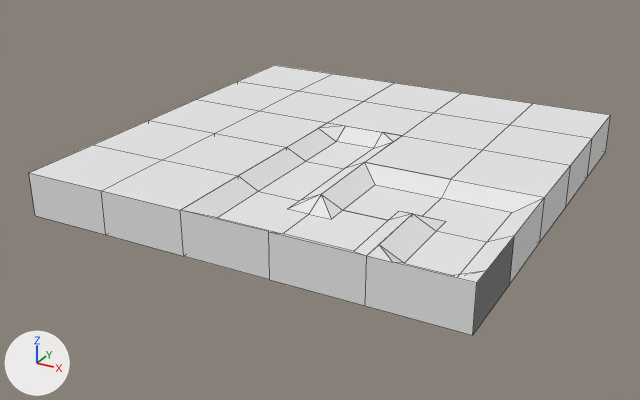
An edit to the OBJ model Assets/Stimuli/60f.obj, drawn before and after from the same camera.
One viewpoint serves both versions: a camera (50 mm lens) standing at (24.91, -13.42, 7.57) and looking at (15.66, 3.4, -0.83). Lighting does not change. The marker at lower left points along +X, +Y and +Z. Mesh edges are drawn as thin lines. Where no turn or scale is listed for an object, it has been applied to the vertices. Vertices at the same position are counted once.

Before the edit, the objects in view are built like this:
```python
ob_foil_block_0_0_block_2143 = bpy.data.objects.new('foil.block.0.0_block.2143', me_foil_block_0_0_block_2143)
ob_foil_block_0_0_block_2143.location = (0.0, 0.0, 0.0)
ob_foil_block_0_1_block_2144 = bpy.data.objects.new('foil.block.0.1_block.2144', me_foil_block_0_1_block_2144)
ob_foil_block_0_1_block_2144.location = (0.0, 0.0, 0.0)
ob_foil_block_1_0_block_2148 = bpy.data.objects.new('foil.block.1.0_block.2148', me_foil_block_1_0_block_2148)
ob_foil_block_1_0_block_2148.location = (0.0, 0.0, 0.0)
ob_foil_block_1_1_block_2149 = bpy.data.objects.new('foil.block.1.1_block.2149', me_foil_block_1_1_block_2149)
ob_foil_block_1_1_block_2149.location = (0.0, 0.0, 0.0)
ob_foil_corner_2_0_corner_491 = bpy.data.objects.new('foil.corner.2.0_corner.491', me_foil_corner_2_0_corner_491)
ob_foil_corner_2_0_corner_491.location = (0.0, 0.0, 0.0)
ob_foil_corner_3_1_corner_493 = bpy.data.objects.new('foil.corner.3.1_corner.493', me_foil_corner_3_1_corner_493)
ob_foil_corner_3_1_corner_493.location = (0.0, 0.0, 0.0)
ob_foil_corner_4_1_corner_494 = bpy.data.objects.new('foil.corner.4.1_corner.494', me_foil_corner_4_1_corner_494)
ob_foil_corner_4_1_corner_494.location = (0.0, 0.0, 0.0)
ob_foil_ending_2_2_ending_239 = bpy.data.objects.new('foil.ending.2.2_ending.239', me_foil_ending_2_2_ending_239)
ob_foil_ending_2_2_ending_239.location = (0.0, 0.0, 0.0)
ob_foil_ending_4_0_ending_240 = bpy.data.objects.new('foil.ending.4.0_ending.240', me_foil_ending_4_0_ending_240)
ob_foil_ending_4_0_ending_240.location = (0.0, 0.0, 0.0)
# also in view: 'foil.block.4.4_block.2160' at (20.0, 8.0, 0.0); 'foil.block.1.2_block.2150' at (14.0, 4.0, 0.0); 'foil.block.4.3_block.2159' at (20.0, 6.0, 0.0); 'foil.through.2.1_through.106' at (16.0, 2.0, 0.0); 'foil.block.0.4_block.2147' at (12.0, 8.0, 0.0)
```
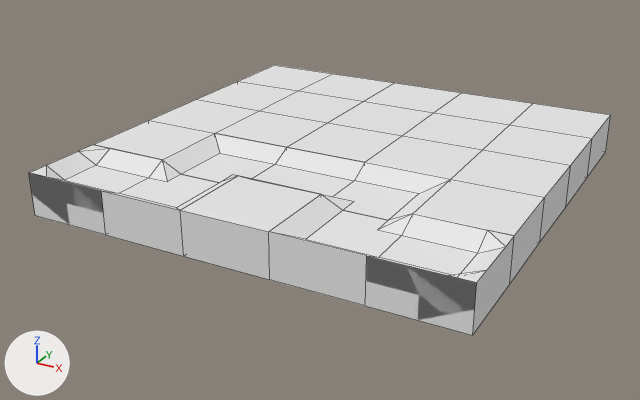
Changed parts and their boxes (x1, y1, x2, y2) in the pictures (640 x 400 px; the box of a moved part takes in the faces that stretch with it):
'foil.corner.2.0_corner.491', reshaped
    before: (180, 176, 321, 280)
    after: (180, 176, 320, 280)
'foil.block.1.0_block.2148', reshaped
    before: (101, 160, 237, 256)
    after: (101, 160, 235, 256)
'foil.through.2.1_through.106', mesh turned
    before: (239, 147, 363, 201)
    after: (252, 147, 365, 197)
'foil.block.1.1_block.2149', reshaped
    before: (163, 133, 286, 176)
    after: (163, 133, 286, 182)
'foil.ending.2.2_ending.239', reshaped
    before: (287, 123, 401, 169)
    after: (288, 123, 401, 162)
part 1 of me_foil_corner_2_0_corner_491, cut back
    before: (182, 176, 321, 234)
    after: (182, 176, 320, 232)
part 3 of me_foil_corner_4_1_corner_494, cut back
    before: (413, 179, 545, 242)
    after: (413, 179, 545, 236)
part 4 of me_foil_block_1_0_block_2148, built on
    before: (101, 160, 237, 210)
    after: (105, 160, 235, 210)
part 6 of me_foil_corner_3_1_corner_493, moved or reshaped
    both: (322, 163, 450, 220)
part 7 of me_foil_block_0_0_block_2143, built on
    before: (30, 145, 162, 190)
    after: (30, 145, 162, 233)
part 8 of me_foil_ending_4_0_ending_240, moved or reshaped
    both: (366, 214, 514, 335)

Patch to the scene script:
```diff
--- a/Assets/Stimuli/60f.obj.py
+++ b/Assets/Stimuli/60f.obj.py
@@ me_foil_block_0_0_block_2143 @@
-me_foil_block_0_0_block_2143.from_pydata(...)  # 8 vertices, 6 faces; spans x 11.0..13.0, y -1.0..1.0, z -0.5..0.5
-me_foil_block_0_0_block_2143.materials.append(mat_material)  # white #e7e7e7
+me_foil_block_0_0_block_2143.from_pydata(...)  # 16 vertices, 15 faces; spans x 11.0..13.0, y -1.0..1.0, z -0.5..0.5
+# me_foil_block_0_0_block_2143 part 7
+# 3 faces are deleted
+# 8 vertices are added at x 11.0..13.0, y -1.0..1.0, z 0.25..0.5
+# 12 new faces join them
+me_foil_block_0_0_block_2143.materials.append(mat_none)  # white #e7e7e7
@@ me_foil_block_1_0_block_2148 @@
-me_foil_block_1_0_block_2148.from_pydata(...)  # 8 vertices, 6 faces; spans x 13.0..15.0, y -1.0..1.0, z -0.5..0.5
-me_foil_block_1_0_block_2148.materials.append(mat_material)  # white #e7e7e7
+me_foil_block_1_0_block_2148.from_pydata(...)  # 15 vertices, 10 faces, 3 loose edges; spans x 13.0..15.0, y -1.0..1.0, z -0.5..0.5
+# me_foil_block_1_0_block_2148 part 4
+# 3 faces are deleted
+# 7 vertices are added at x 13.0..14.5, y -0.5..1.0, z 0.0..0.25
+# 3 loose edges are added
+# 7 new faces join them
+me_foil_block_1_0_block_2148.materials.append(mat_none)  # white #e7e7e7
@@ me_foil_block_1_1_block_2149 @@
-me_foil_block_1_1_block_2149.from_pydata(...)  # 8 vertices, 6 faces; spans x 13.0..15.0, y 1.0..3.0, z -0.5..0.5
-me_foil_block_1_1_block_2149.materials.append(mat_material)  # white #e7e7e7
+me_foil_block_1_1_block_2149.from_pydata(...)  # 15 vertices, 10 faces, 3 loose edges; spans x 13.0..15.0, y 1.0..3.0, z -0.5..0.5
+# me_foil_block_1_1_block_2149 part 5
+# 3 faces are deleted
+# 7 vertices are added at x 13.5..15.0, y 1.0..2.5, z 0.0..0.25
+# 3 loose edges are added
+# 7 new faces join them
+me_foil_block_1_1_block_2149.materials.append(mat_none)  # white #e7e7e7
@@ me_foil_corner_2_0_corner_491 @@
-me_foil_corner_2_0_corner_491.from_pydata(...)  # 15 vertices, 10 faces, 3 loose edges; spans x 15.0..17.0, y -1.0..1.0, z -0.5..0.5
-me_foil_corner_2_0_corner_491.materials.append(mat_none)  # white #e7e7e7
+me_foil_corner_2_0_corner_491.from_pydata(...)  # 8 vertices, 6 faces; spans x 15.0..17.0, y -1.0..1.0, z -0.5..0.5
+# me_foil_corner_2_0_corner_491 part 1
+# 7 vertices are removed from x 15.5..17.0, y -0.5..1.0, z 0.0..0.25
+# 7 faces are deleted
+# 3 loose edges are deleted
+# 3 new faces join them
+me_foil_corner_2_0_corner_491.materials.append(mat_material)  # white #e7e7e7
@@ me_foil_corner_3_1_corner_493 @@
 me_foil_corner_3_1_corner_493.from_pydata(...)  # 15 vertices, 10 faces, 3 loose edges; spans x 17.0..19.0, y 1.0..3.0, z -0.5..0.5
+# me_foil_corner_3_1_corner_493 part 6: the whole mesh is turned -90 degrees about the z axis through its middle
 me_foil_corner_3_1_corner_493.materials.append(mat_none)
@@ me_foil_corner_4_1_corner_494 @@
-me_foil_corner_4_1_corner_494.from_pydata(...)  # 15 vertices, 10 faces, 3 loose edges; spans x 19.0..21.0, y 1.0..3.0, z -0.5..0.5
-me_foil_corner_4_1_corner_494.materials.append(mat_none)  # white #e7e7e7
+me_foil_corner_4_1_corner_494.from_pydata(...)  # 8 vertices, 6 faces; spans x 19.0..21.0, y 1.0..3.0, z -0.5..0.5
+# me_foil_corner_4_1_corner_494 part 3
+# 7 vertices are removed from x 19.0..20.5, y 1.0..2.5, z 0.0..0.25
+# 7 faces are deleted
+# 3 loose edges are deleted
+# 3 new faces join them
+me_foil_corner_4_1_corner_494.materials.append(mat_material)  # white #e7e7e7
@@ me_foil_ending_2_2_ending_239 @@
-me_foil_ending_2_2_ending_239.from_pydata(...)  # 16 vertices, 15 faces; spans x 15.0..17.0, y 3.0..5.0, z -0.5..0.5
-me_foil_ending_2_2_ending_239.materials.append(mat_none)  # white #e7e7e7
+me_foil_ending_2_2_ending_239.from_pydata(...)  # 8 vertices, 6 faces; spans x 15.0..17.0, y 3.0..5.0, z -0.5..0.5
+# me_foil_ending_2_2_ending_239 part 2
+# 8 vertices are removed from x 15.0..17.0, y 3.0..5.0, z 0.25..0.5
+# 12 faces are deleted
+# 3 new faces join them
+me_foil_ending_2_2_ending_239.materials.append(mat_material)  # white #e7e7e7
@@ me_foil_ending_4_0_ending_240 @@
 me_foil_ending_4_0_ending_240.from_pydata(...)  # 16 vertices, 15 faces; spans x 19.0..21.0, y -1.0..1.0, z -0.5..0.5
+# me_foil_ending_4_0_ending_240 part 8: the whole mesh is turned 90 degrees about the z axis through its middle
 me_foil_ending_4_0_ending_240.materials.append(mat_none)
@@ me_foil_through_2_1_through_106 @@
 me_foil_through_2_1_through_106.from_pydata(...)  # 12 vertices, 8 faces; spans x 15.0..17.0, y 1.0..3.0, z -0.5..0.5
+# me_foil_through_2_1_through_106 part 9: the whole mesh is turned -90 degrees about the z axis through its middle
 me_foil_through_2_1_through_106.materials.append(mat_none)
```
